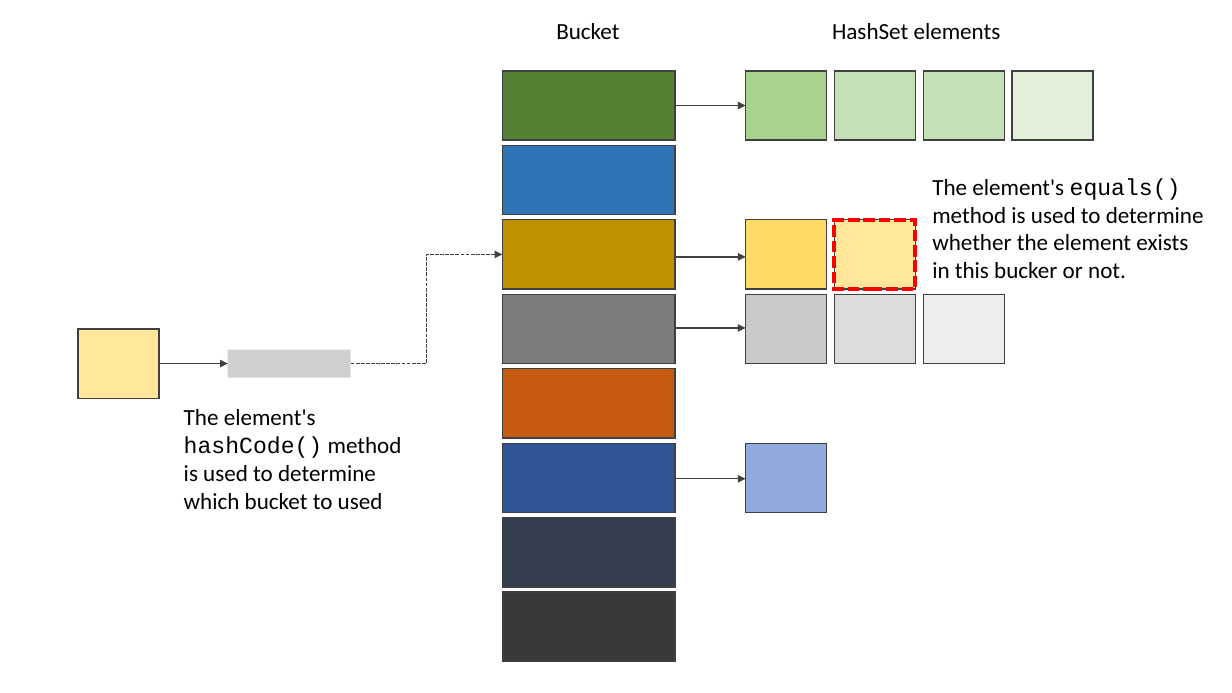
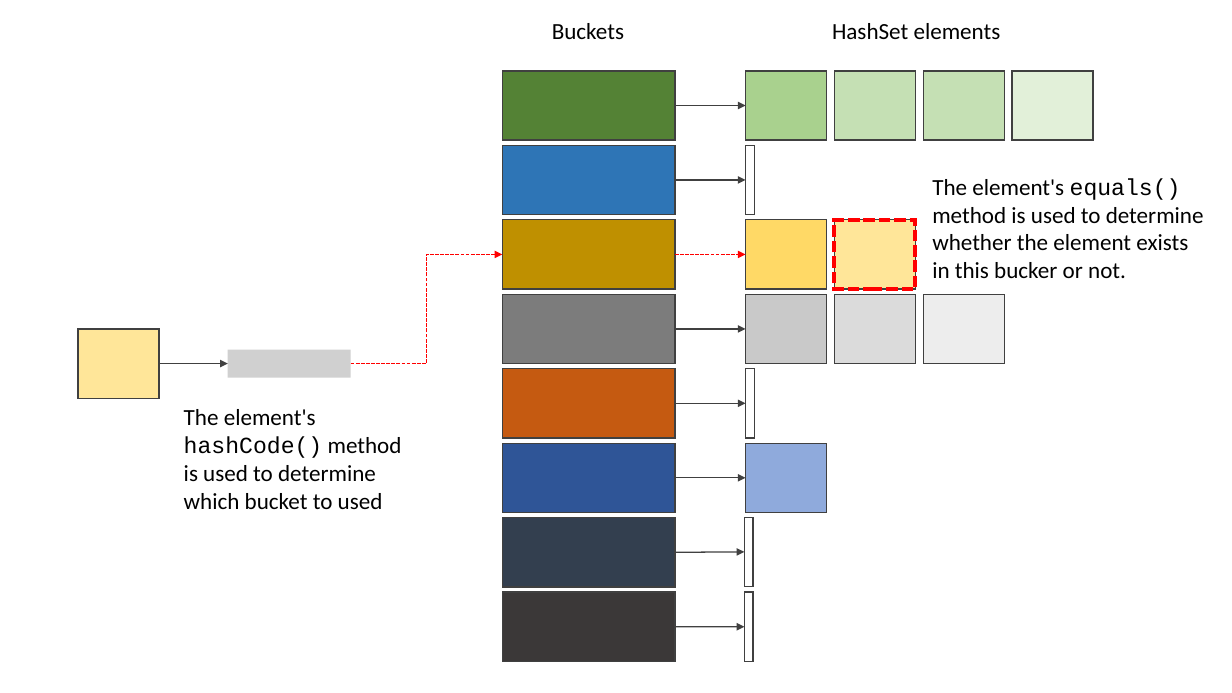
Before and after one commit to albertattard/java-boot-camp, a slide deck: slide 42 of assets/images/Images.pptx. Drawn at 1232x693 pixels with LibreOffice and Linux fonts; fonts in the diff are those of the drawing; grey boxes stand for pictures. Boxes give left, top, right and bottom in pixels: in the first picture for what was removed or moved away, otherwise in the second. Text is boxed around its words. In the diff, an @@ line names an element or a change of style, - is before the commit and + after.

```diff
--- a/assets/images/Images.pptx
+++ b/assets/images/Images.pptx
@@ text at (552, 23, 624, 39): text changed @@
-Bucket
+Buckets
@@ rectangle added at (746, 145, 754, 214), outline #404040 1 pt @@
@@ arrow added from (675, 180) to (746, 180), #404040 1 pt @@
@@ elbow arrow (351, 363) - (502, 254): stroke #404040 1 pt dashed to #FF0000 1 pt dashed @@
@@ arrow (675, 254) - (746, 254): stroke #404040 1 pt to #FF0000 1 pt dashed @@
@@ rectangle added at (746, 369, 754, 438), outline #404040 1 pt @@
@@ arrow added from (675, 404) to (746, 404), #404040 1 pt @@
@@ rectangle added at (745, 518, 753, 587), outline #404040 1 pt @@
@@ arrow added from (675, 553) to (745, 552), #404040 1 pt @@
@@ rectangle added at (745, 592, 753, 662), outline #404040 1 pt @@
@@ arrow added from (675, 627) to (745, 627), #404040 1 pt @@
```
Also in this commit, not shown: 3 other slides changed, 2 slides added, 8 other files.
